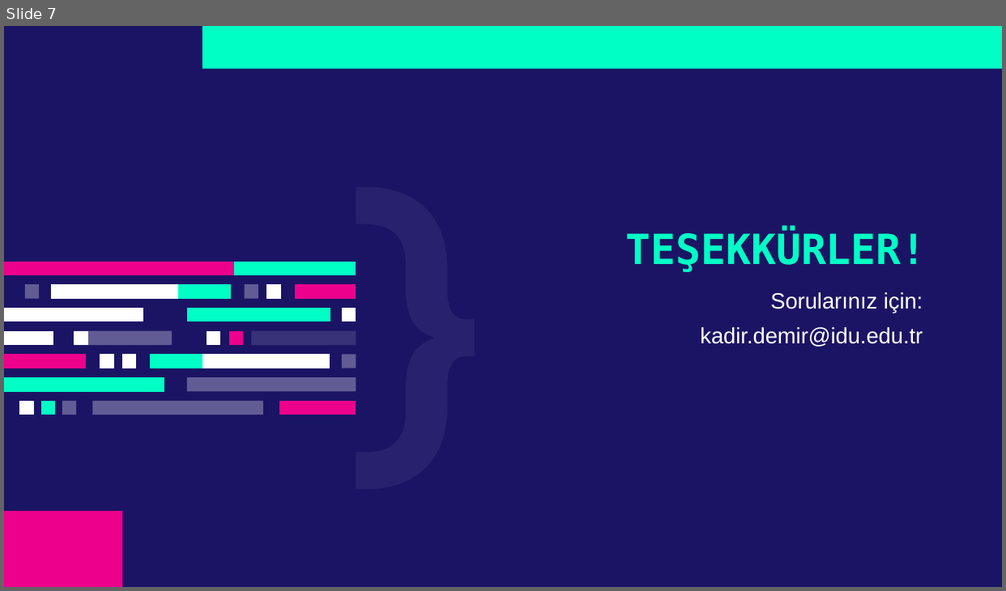
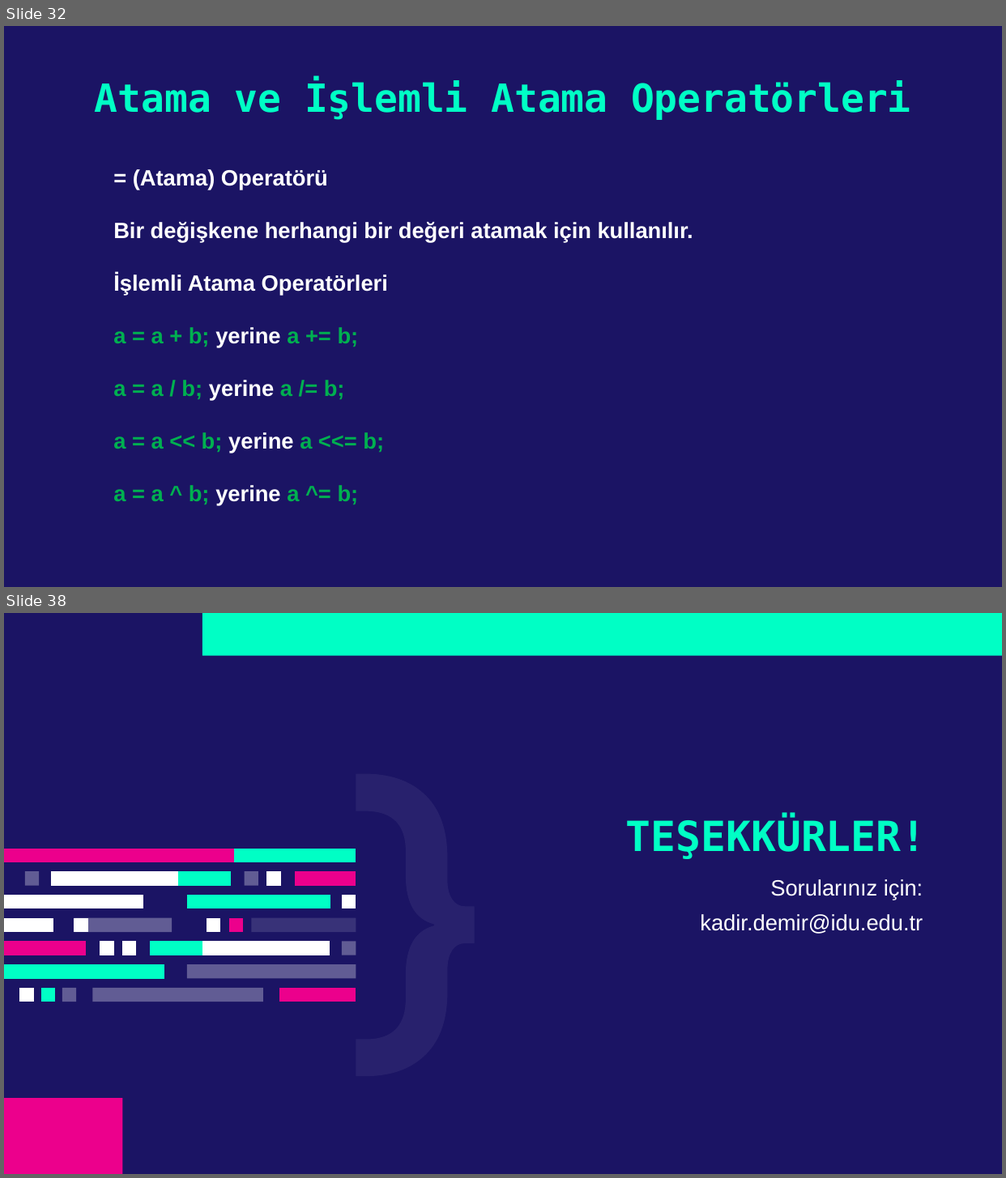
Before and after one commit to kadirdemir/C-Sharp-2022, a slide deck: Operatörler.pptx. Shown one above the other, each under a label of ours: slide 7 before the commit, slides 32 and 38 after it; the slides between them are not shown. The pictures are 1006x591 and 1006x1178 pixels, drawn with LibreOffice and Linux fonts; fonts in the diff are those of the drawing. Boxes give left, top, right and bottom in pixels: in the first picture for what was removed or moved away, otherwise in the second. Text is boxed around its words. In the diff, an @@ line names an element or a change of style, - is before the commit and + after.

Commit message:
Operatörler Sunumu güncellendi

```diff
--- a/Operatörler.pptx
+++ b/Operatörler.pptx
@@ slide 32 added at (4,26,1002,587), background #1B1464 @@
@@ title added at (95,80,911,120), 28 pt, text #00FFC5, bold @@
+Atama ve İşlemli Atama Operatörleri
@@ text added at (113,169,693,506), 16 pt, text #FFFFFF, bold @@
+= (Atama) Operatörü
+Bir değişkene herhangi bir değeri atamak için kullanılır.
+İşlemli Atama Operatörleri
+a = a + b; yerine a += b;
+a = a / b; yerine a /= b;
+a = a << b; yerine a <<= b;
+a = a ^ b; yerine a ^= b;
@@ what was slide 7 is now slide 38 @@
```
Also in this commit, not shown: 30 other slides added.
